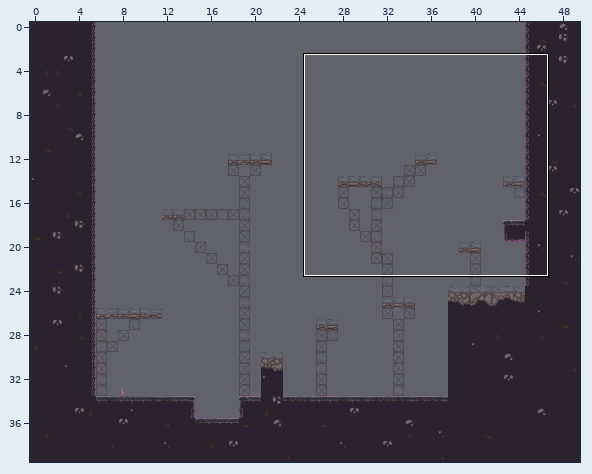
Level history. Tiled map (JSON): Eudaemon/desktop/out/production/resources/levels/level3.json. Above, an overview of the earlier version with the close-up marked.
Close-up. As it was:
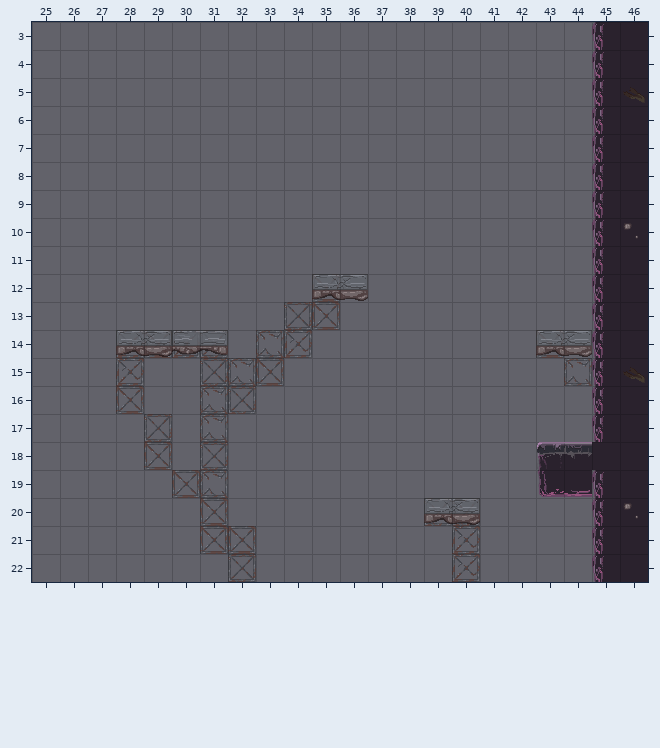
Cells are 32x32 px. Shown: x 25..46, y 3..22. The commit also changed other parts of the map, which this record leaves out.
After the commit:
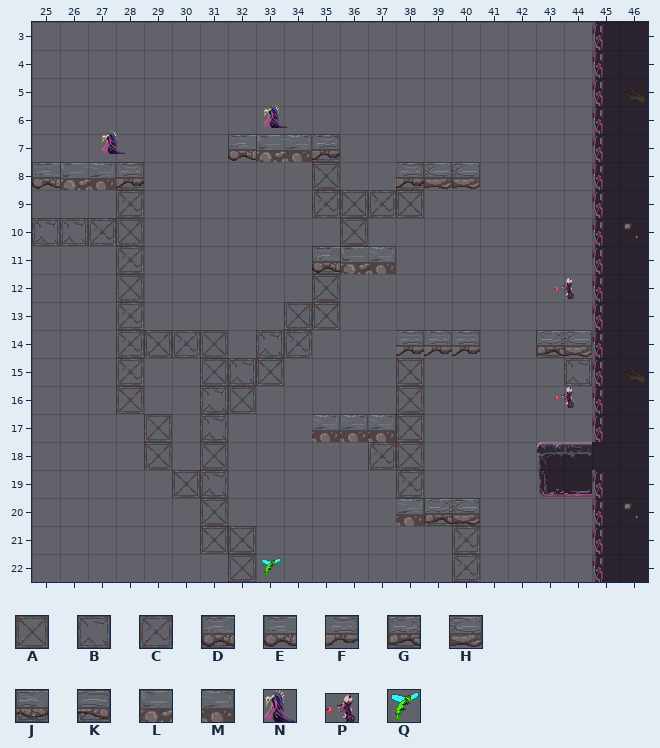
Key: from "Eudaemon Tilleset": A 19 "Scaffolding1x1A", B 20 "Scaffolding1x1B", C 21 "Scaffolding1x1C", D 22 "Scaffolding1x1D", E 25 "ConcreteNoBottom2x1_1A", F 26 "ConcreteNoBottom2x1_2A", G 27 "ConcreteNoBottom2x1_1B", H 28 "ConcreteNoBottom2x1_2B", J 29 "ConcreteNoBottom2x1_1C", K 30 "ConcreteNoBottom2x1_2C", L 31 "ConcreteDirtBottom2x2_1A", M 32 "ConcreteDirtBottom2x2_2A", N 83 "goombaTracking", P 85 "projectile", Q 88 "fly".
_ is an empty cell.
Objects are placed by their top-left corner, in cells (3,4 is the top-left corner of cell 3,4); size is 1x1 cell unless given.
See-through tiles are keyed as they look on the map.
What changed:
Layer "TileLayerBG":
y 7: x 35 _ -> D
y 8: x 28 _ -> D; x 35 _ -> A; x 38 _ -> D
y 9: x 28 _ -> C; x 35..38 ____ -> CACA
y 10: x 25..28 ____ -> BBCD; x 36 _ -> A
y 11: x 28 _ -> C; x 35..36 __ -> DD
y 12: x 28 _ -> D
y 13: x 28 _ -> C
y 15..17: x 38 _ -> A
y 18: x 37..38 __ -> CA
y 19: x 38 _ -> C
Layer "TileLayerFG":
y 7: x 32..35 ____ -> ELMF
y 8: x 25..28 ____ -> ELMF; x 38..40 ___ -> FHH
y 11: x 35..37 ___ -> ELM
y 12: x 35..36 GH -> __
y 14: x 28..31 GHJK -> ____; x 38..40 ___ -> FFF
y 17: x 35..37 ___ -> MMM
y 20: x 38 _ -> M
Layer "ObjectLayer":
added: N "Goomba" at 33.2,6 size 0.9x0.8
added: N "Goomba" at 27.5,6.9 size 0.9x0.8
added: P "Projectile" at 43.6,12.1 size 0.8x0.8
added: P "Projectile" at 43.6,16 size 0.8x0.8
added: Q "Fly" at 33.2,22.1 size 0.8x0.7
Where, in picture pixels (left, top, right, bottom), the same in both close-ups:
added: (263, 105, 288, 128)
added: (101, 131, 126, 154)
changed: (228, 134, 480, 301)
changed: (32, 162, 228, 357)
added: (554, 278, 574, 299)
added: (312, 330, 480, 526)
added: (554, 387, 574, 408)
added: (262, 558, 281, 577)
